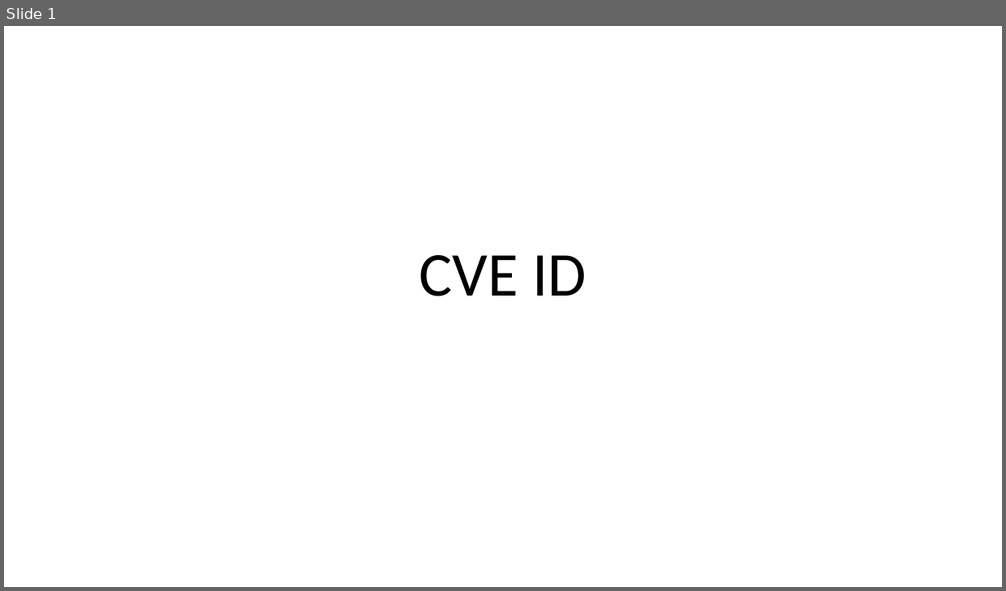
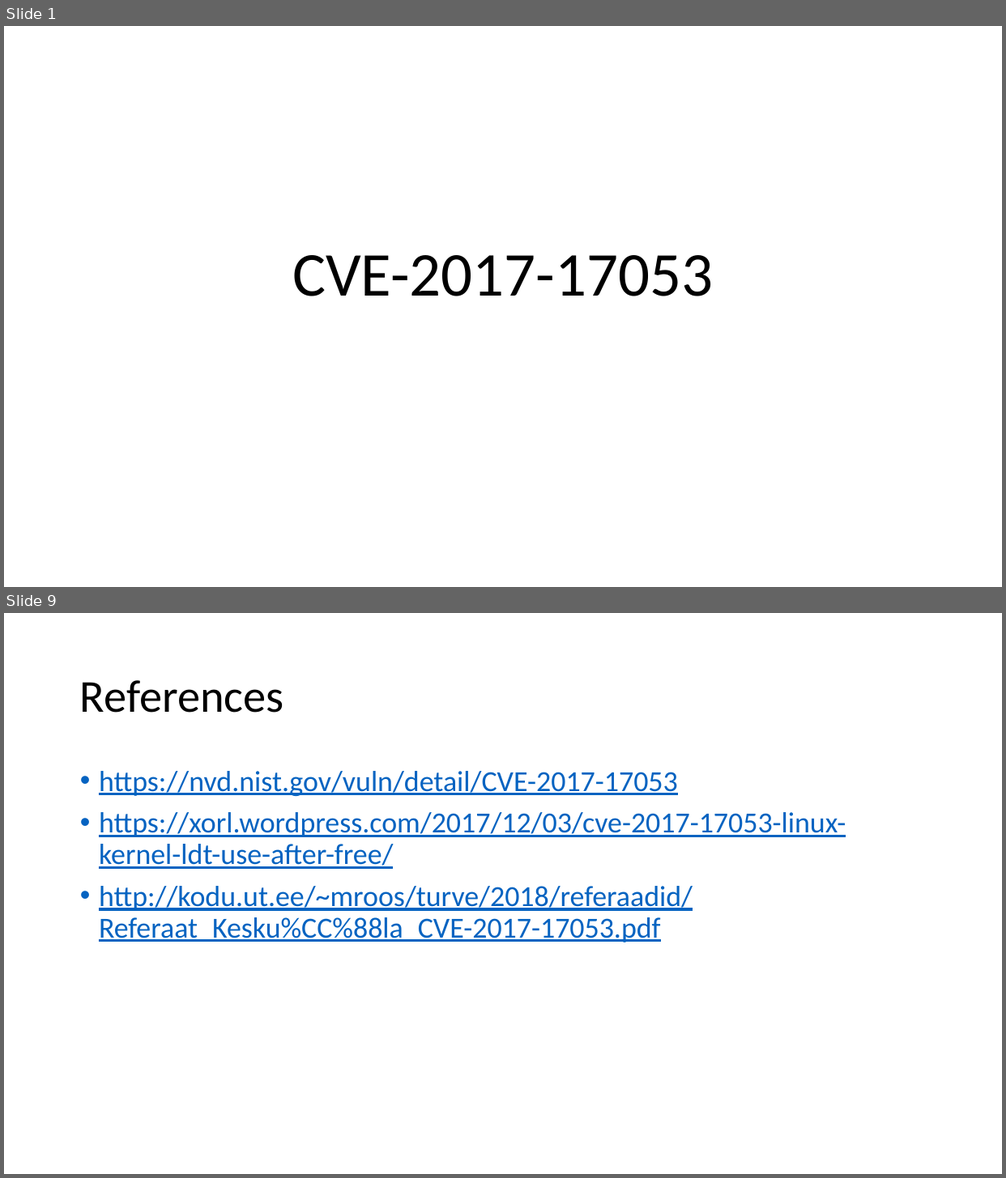
Before and after one commit to mudongliang/Kernel_Vulnerabilities, a slide deck: UAF/2017/CVE-2017-17053.pptx. Shown one above the other, each under a label of ours: slide 1 before the commit, slides 1 and 9 after it; the slides between them are not shown. The pictures are 1006x591 and 1006x1178 pixels, drawn with LibreOffice and Linux fonts; fonts in the diff are those of the drawing. Boxes give left, top, right and bottom in pixels: in the first picture for what was removed or moved away, otherwise in the second. Text is boxed around its words. In the diff, an @@ line names an element or a change of style, - is before the commit and + after.

```diff
--- a/UAF/2017/CVE-2017-17053.pptx
+++ b/UAF/2017/CVE-2017-17053.pptx
@@ slide 9 added at box(4, 613, 1002, 1174), background #FFFFFF @@
@@ title added at box(80, 680, 284, 713), 44 pt, text #000000 @@
+References
@@ text added at box(99, 771, 846, 943), 28 pt, text #0563C1, underline @@
+• https://nvd.nist.gov/vuln/detail/CVE-2017-17053
+• https://xorl.wordpress.com/2017/12/03/cve-2017-17053-linux-kernel-ldt-use-after-free/
+• http://kodu.ut.ee/~mroos/turve/2018/referaadid/Referaat_Kesku%CC%88la_CVE-2017-17053.pdf
@@ slide 1 changed as well @@
@@ title at box(292, 255, 713, 297): text changed @@
-CVE ID
+CVE-2017-17053
```
Also in this commit, not shown: 2 other slides changed, 5 other slides added, 2 slides removed, 1 other file.
